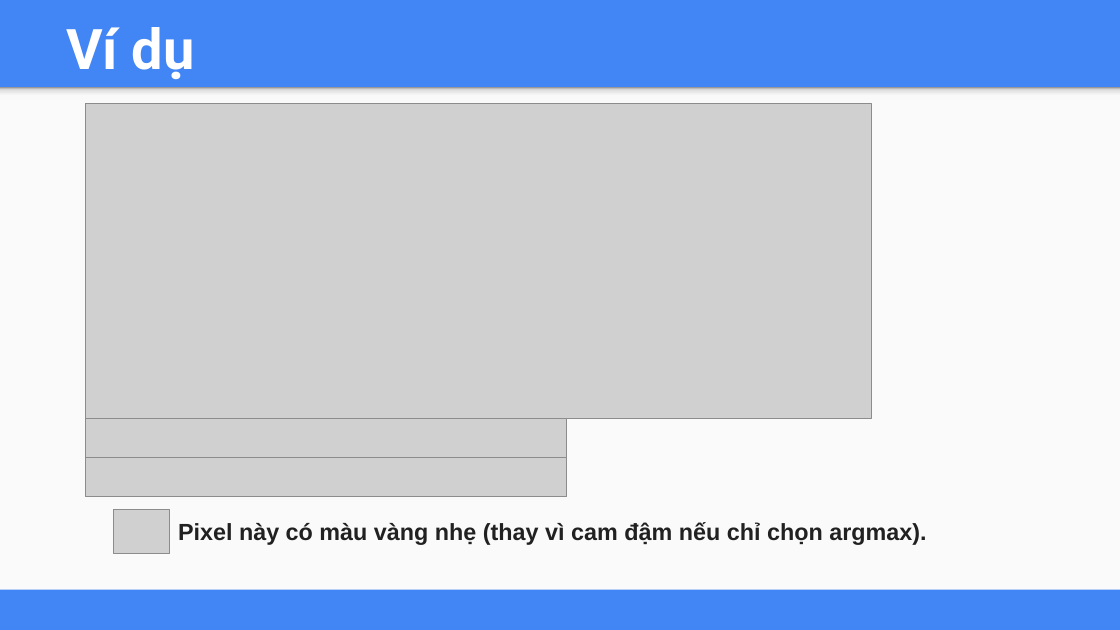
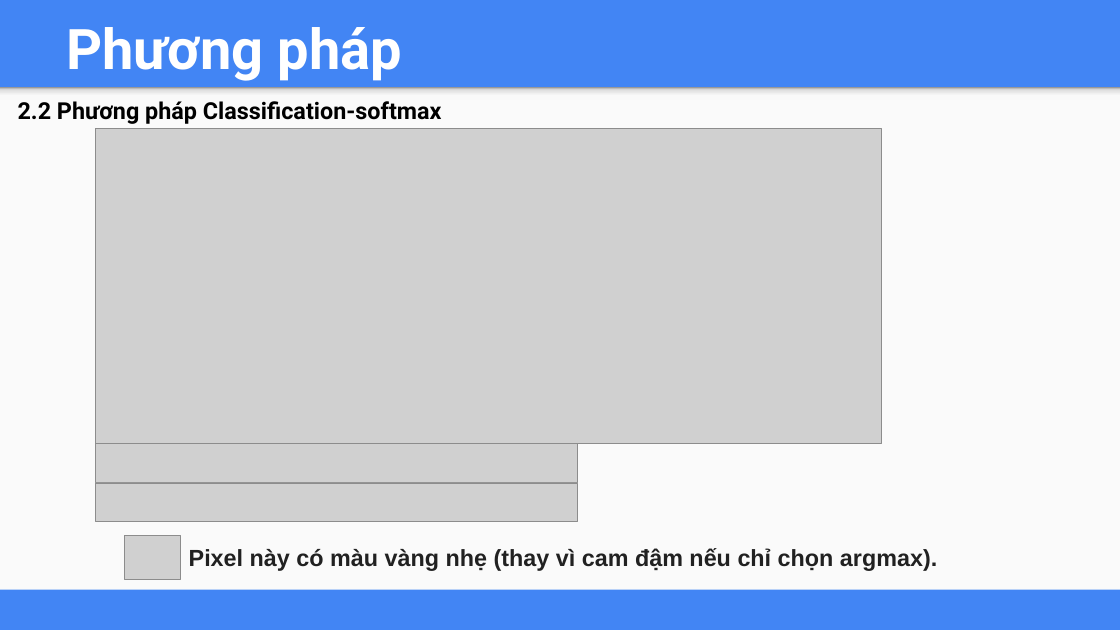
Before and after one commit to lekhanhhoang/influence-of-color, a slide deck: slide 11 of Báo cáo Final.pptx (slide 9 before the commit). Drawn at 1120x630 pixels with LibreOffice and Linux fonts; fonts in the diff are those of the drawing; grey boxes stand for pictures. Boxes give left, top, right and bottom in pixels: in the first picture for what was removed or moved away, otherwise in the second. Text is boxed around its words. In the diff, an @@ line names an element or a change of style, - is before the commit and + after.

```diff
--- a/Báo cáo Final.pptx
+++ b/Báo cáo Final.pptx
@@ title at (66,27,402,81): text changed @@
-Ví dụ
+Phương pháp
@@ text added at (18,101,442,124), 20 pt, text #000000, bold @@
+2.2 Phương pháp Classification-softmax
@@ 4 pictures, 1 text: place and size @@
-4 pictures, 1 text at (85,103,926,555)
+4 pictures, 1 text at (96,129,937,580)
```
Also in this commit, not shown: 4 other slides changed, 4 slides added.
